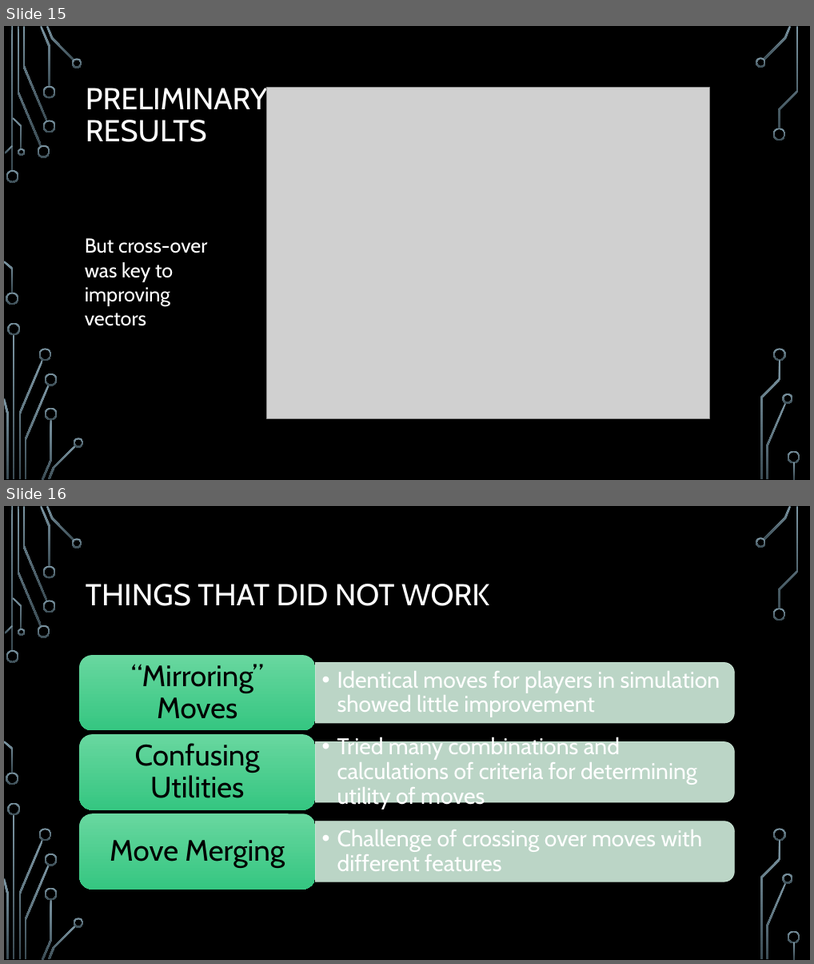
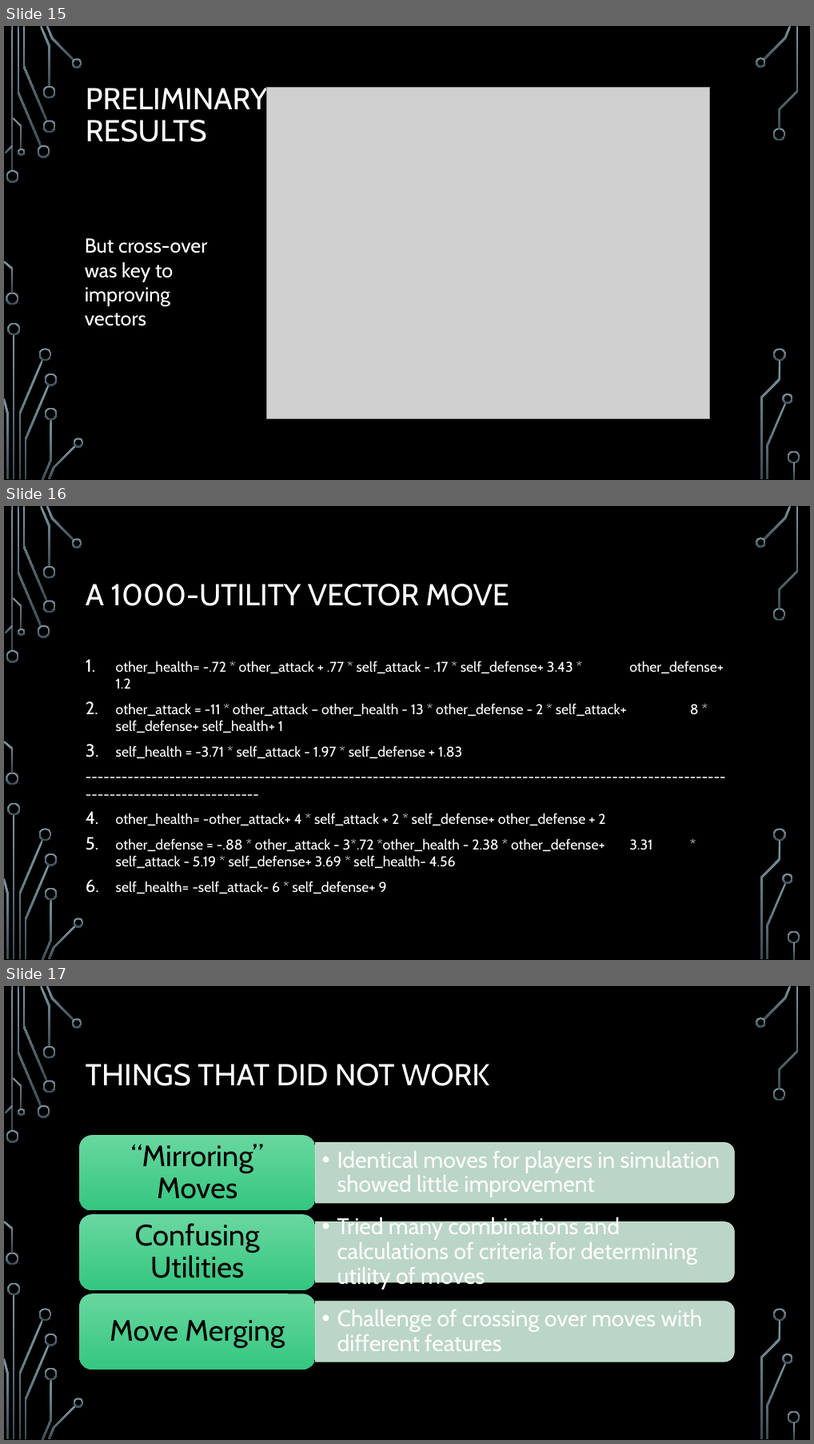
Before and after one commit to acbart/attribute-learning-system, a slide deck: presentation/Attribute Learning System Presentation.pptx. Shown one above the other, each under a label of ours: slides 15 and 16 before the commit, slides 15, 16 and 17 after it. The pictures are 814x964 and 814x1444 pixels, drawn with LibreOffice and Linux fonts; fonts in the diff are those of the drawing; grey boxes stand for pictures; background and template pictures are left out. Boxes give left, top, right and bottom in pixels: in the first picture for what was removed or moved away, otherwise in the second. Text is boxed around its words. In the diff, an @@ line names an element or a change of style, - is before the commit and + after.

```diff
--- a/presentation/Attribute Learning System Presentation.pptx
+++ b/presentation/Attribute Learning System Presentation.pptx
@@ slide 16 added at (x1=4, y1=506, x2=810, y2=960), background picture (left out); not listed: 36 template elements that a slide beside it also shows @@
@@ title added at (x1=86, y1=584, x2=510, y2=606), 36 pt, text #FFFFFF @@
+A 1000-UTILITY VECTOR MOVE
@@ text added at (x1=86, y1=660, x2=724, y2=893), 16.8 pt, text #FFFFFF @@
+1. other_health= -.72 * other_attack + .77 * self_attack - .17 * self_defense+ 3.43 * other_defense+ 1.2
+2. other_attack = -11 * other_attack – other_health - 13 * other_defense - 2 * self_attack+ 8 * self_defense+ self_health+ 1
+3. self_health = -3.71 * self_attack - 1.97 * self_defense + 1.83
+----------------------------------------------------------------------------------------------------------------------------------------
+1. other_health= -other_attack+ 4 * self_attack + 2 * self_defense+ other_defense + 2
+2. other_defense = -.88 * other_attack - 3*.72 *other_health - 2.38 * other_defense+ 3.31 * self_attack - 5.19 * self_defense+ 3.69 * self_health- 4.56
+3. self_health= -self_attack- 6 * self_defense+ 9
@@ what was slide 16 is now slide 17 @@
```
Also in this commit, not shown: 2 slides changed, 1 other slide added, 1 slide removed.
